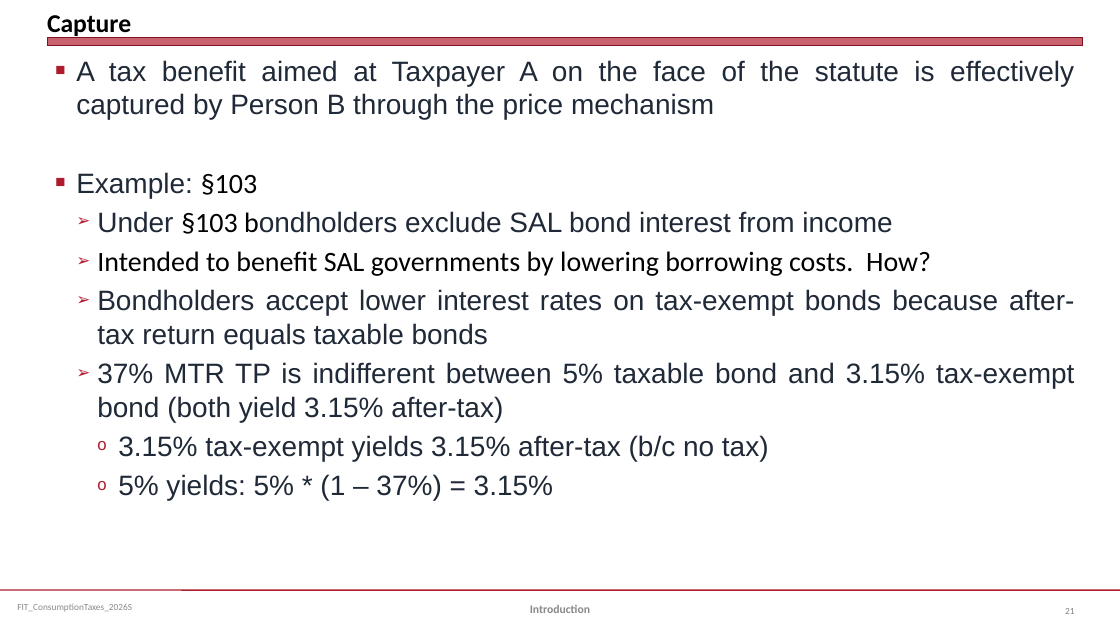
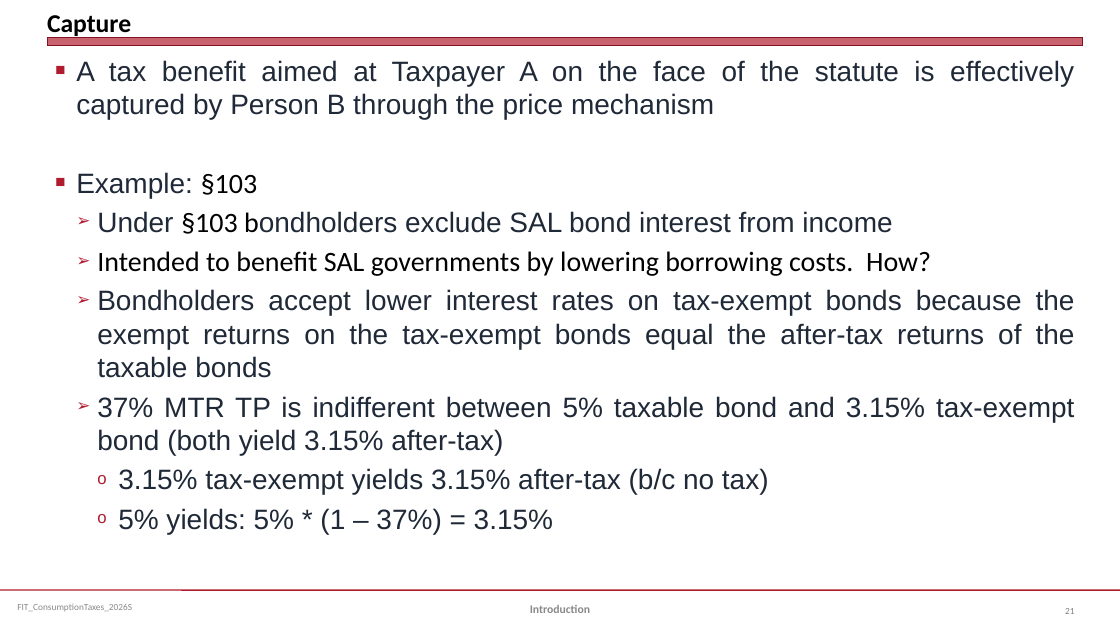
Before and after one commit to jmc877/Fed-Income-Tax, a slide deck: slide 21 of slides/FIT_ConsumptionTaxes_2026S.pptx. Drawn at 1120x630 pixels with LibreOffice and Linux fonts; fonts in the diff are those of the drawing. Boxes give left, top, right and bottom in pixels: in the first picture for what was removed or moved away, otherwise in the second. Text is boxed around its words. In the diff, an @@ line names an element or a change of style, - is before the commit and + after.

```diff
--- a/slides/FIT_ConsumptionTaxes_2026S.pptx
+++ b/slides/FIT_ConsumptionTaxes_2026S.pptx
@@ text at bbox=[97, 289, 1075, 378]: text changed @@
-  ➢ Bondholders accept lower interest rates on tax-exempt bonds because after-tax return equals taxable bonds
+  ➢ Bondholders accept lower interest rates on tax-exempt bonds because the exempt returns on the tax-exempt bonds equal the after-tax returns of the taxable bonds
```
Also in this commit, not shown: 1 other slide changed, 4 other files.
